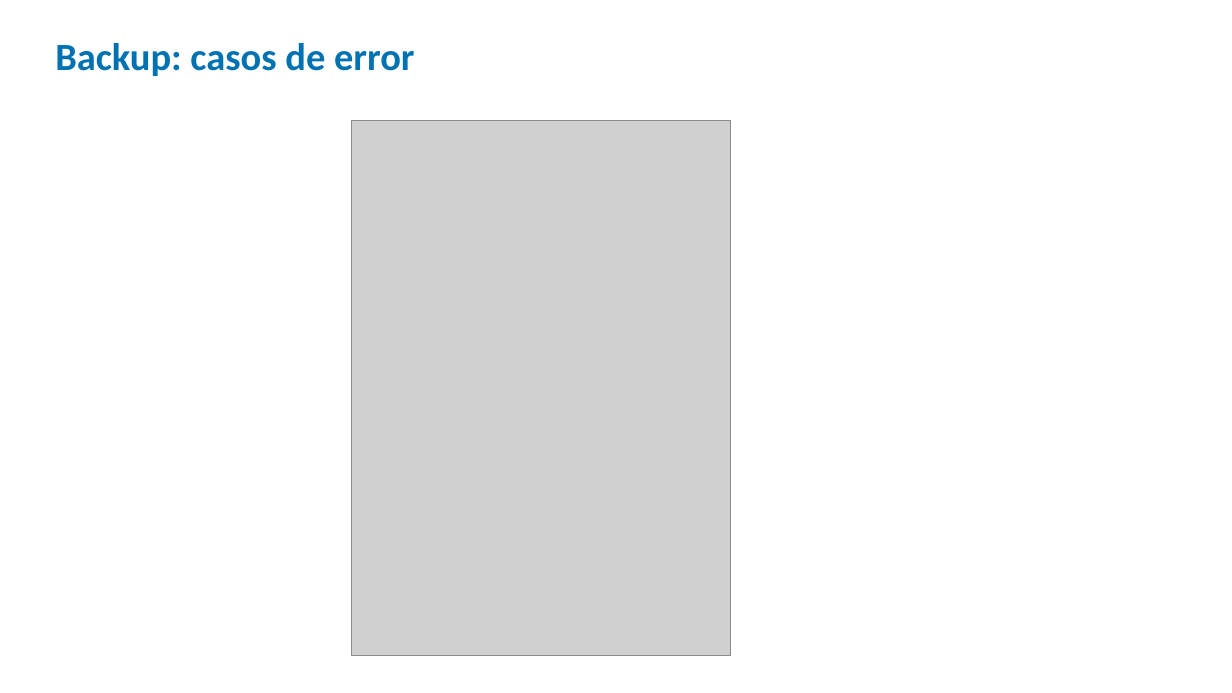
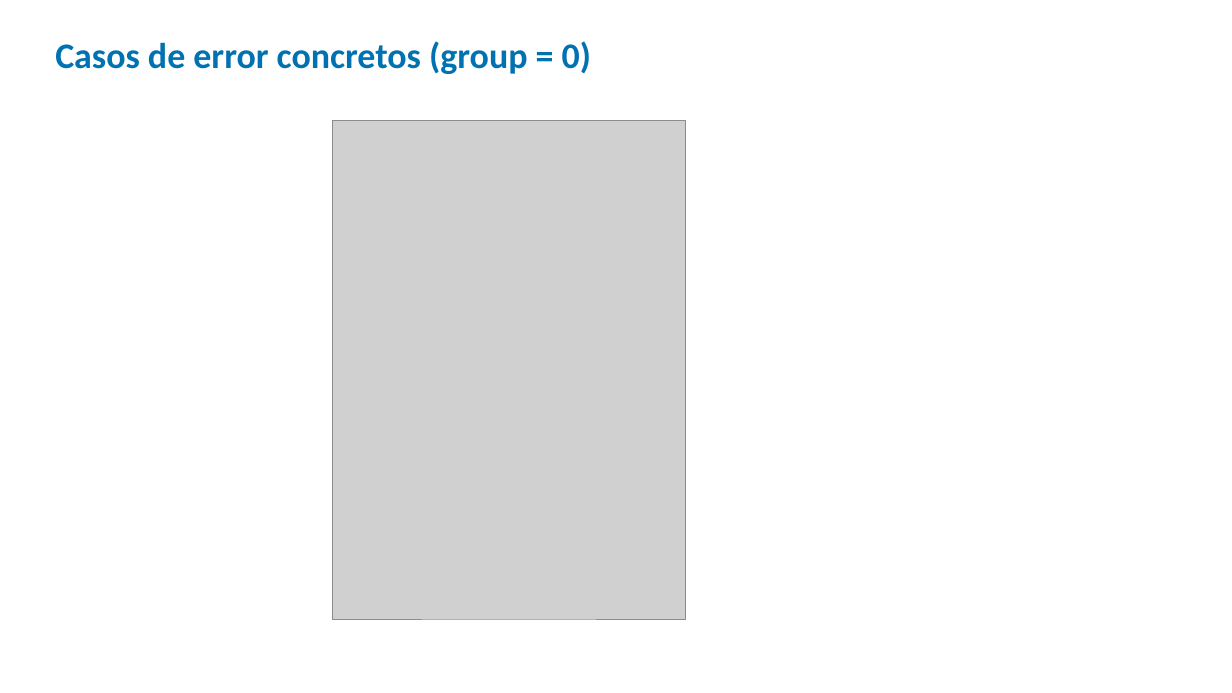
Before and after one commit to nielspac177/Winoground-Evaluating-CLIP-MCC225, a slide deck: slide 22 of slides/pptx/defensa_winoground.pptx (slide 8 before the commit). Drawn at 1232x693 pixels with LibreOffice and Linux fonts; fonts in the diff are those of the drawing; grey boxes stand for pictures. Boxes give left, top, right and bottom in pixels: in the first picture for what was removed or moved away, otherwise in the second. Text is boxed around its words. In the diff, an @@ line names an element or a change of style, - is before the commit and + after.

```diff
--- a/slides/pptx/defensa_winoground.pptx
+++ b/slides/pptx/defensa_winoground.pptx
@@ text at bbox=[55, 41, 591, 74]: text changed; size 30 to 28 pt @@
-Backup: casos de error
+Casos de error concretos (group = 0)
@@ picture: place and size @@
-picture at bbox=[351, 120, 730, 656]
+picture at bbox=[333, 120, 686, 619]
```
Also in this commit, not shown: 1 other slide changed, 27 slides added, 6 slides removed, 4 other files.
